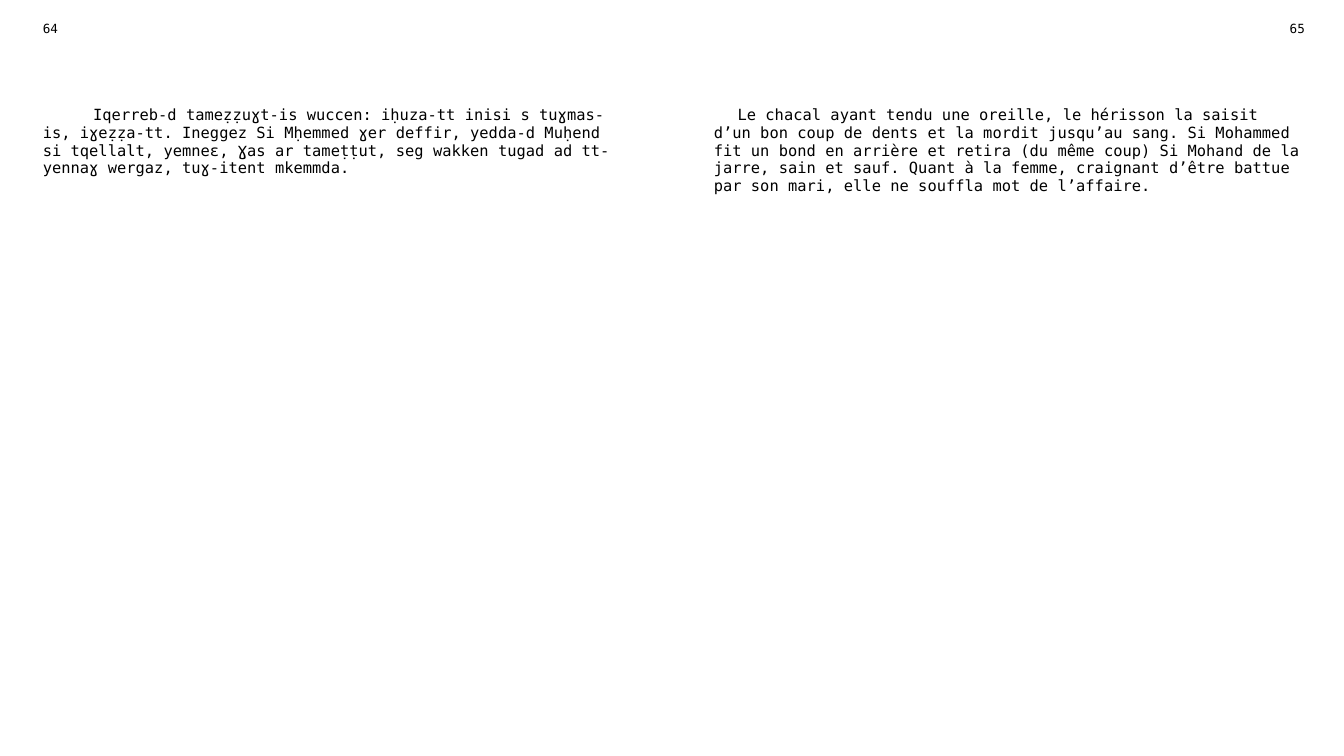
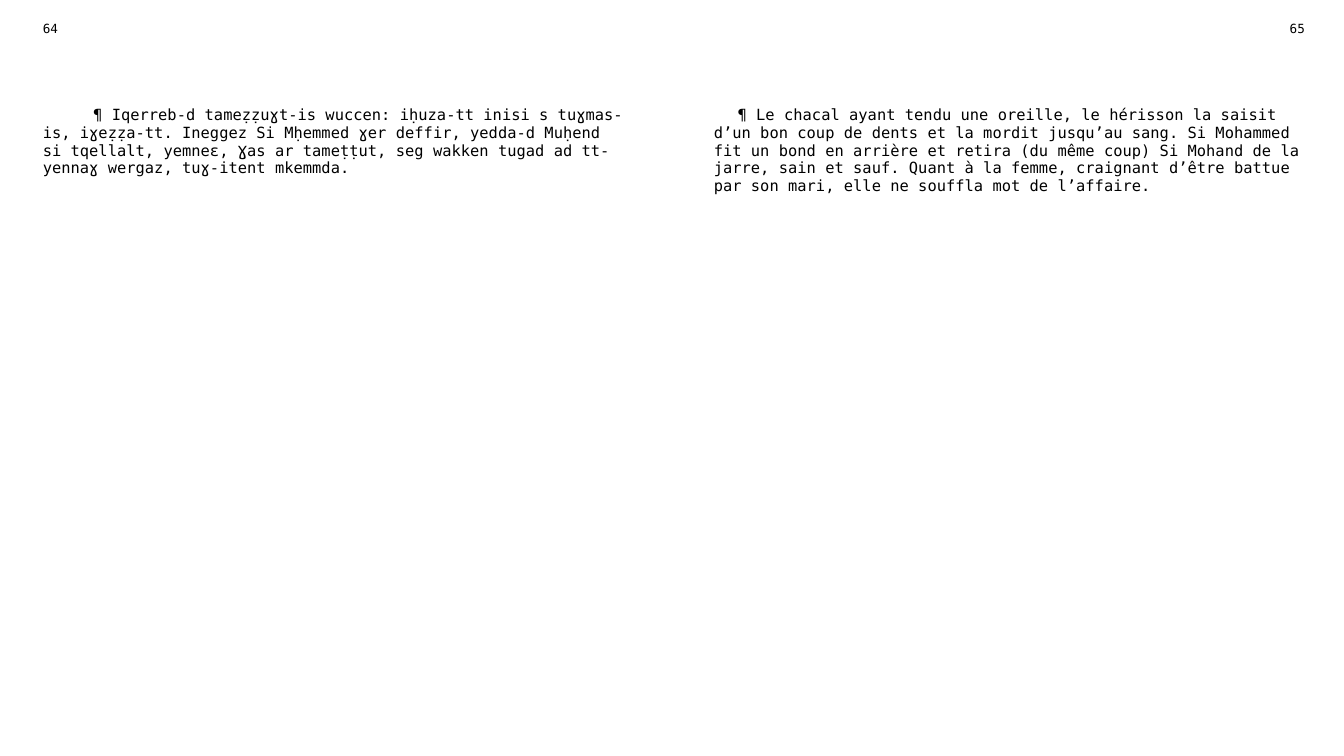
Before and after one commit to sferhah/tamacahut_n_wuccen, a slide deck: slide 28 of Uccen.ConsoleApp/uccen.pptx. Drawn at 1344x756 pixels with LibreOffice and Linux fonts; fonts in the diff are those of the drawing. Boxes give left, top, right and bottom in pixels: in the first picture for what was removed or moved away, otherwise in the second. Text is boxed around its words. In the diff, an @@ line names an element or a change of style, - is before the commit and + after.

```diff
--- a/Uccen.ConsoleApp/uccen.pptx
+++ b/Uccen.ConsoleApp/uccen.pptx
@@ table at [32,16,1315,729] @@
-row 3, column 1: Iqerreb-d tameẓẓuɣt-is wuccen: iḥuza-tt inisi s tuɣmas-is, iɣeẓẓa-tt. Ineggez Si Mḥemmed ɣer deffir, yedda-d Muḥend si tqellalt, yemneɛ, Ɣas ar tameṭṭut, seg wakken tugad ad tt-yennaɣ wergaz, tuɣ-itent mkemmda.
+row 3, column 1: ¶ Iqerreb-d tameẓẓuɣt-is wuccen: iḥuza-tt inisi s tuɣmas-is, iɣeẓẓa-tt. Ineggez Si Mḥemmed ɣer deffir, yedda-d Muḥend si tqellalt, yemneɛ, Ɣas ar tameṭṭut, seg wakken tugad ad tt-yennaɣ wergaz, tuɣ-itent mkemmda.
-row 3, column 3: Le chacal ayant tendu une oreille, le hérisson la saisit d’un bon coup de dents et la mordit jusqu’au sang. Si Mohammed fit un bond en arrière et retira (du même coup) Si Mohand de la jarre, sain et sauf. Quant à la femme, craignant d’être battue par son mari, elle ne souffla mot de l’affaire.
+row 3, column 3: ¶ Le chacal ayant tendu une oreille, le hérisson la saisit d’un bon coup de dents et la mordit jusqu’au sang. Si Mohammed fit un bond en arrière et retira (du même coup) Si Mohand de la jarre, sain et sauf. Quant à la femme, craignant d’être battue par son mari, elle ne souffla mot de l’affaire.
```
Also in this commit, not shown: 14 other slides changed, 3 other files.
